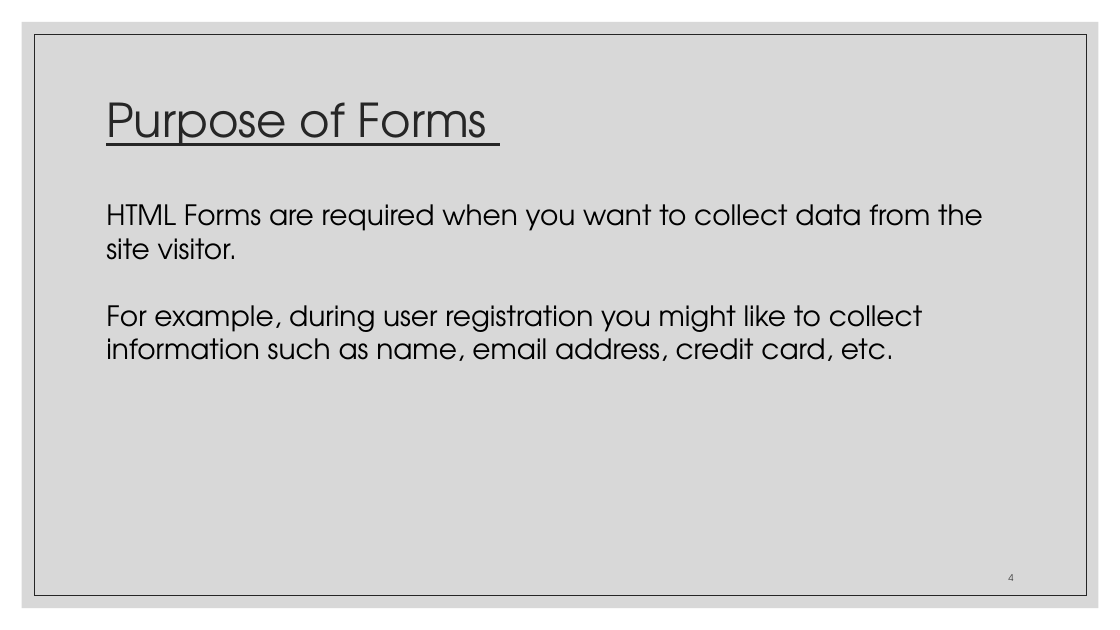
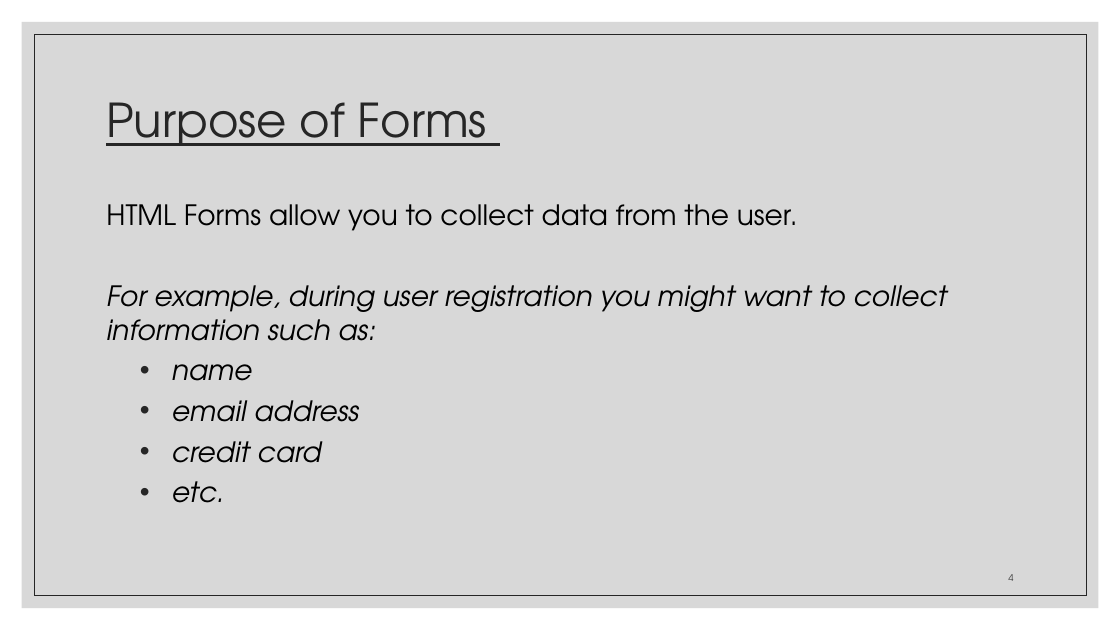
Before and after one commit to zackstotts/base-node-curriculum, a slide deck: slide 4 of unit_00/html_review/03 HTML Forms.pptx. Drawn at 1120x630 pixels with LibreOffice and Linux fonts; fonts in the diff are those of the drawing. Boxes give left, top, right and bottom in pixels: in the first picture for what was removed or moved away, otherwise in the second. Text is boxed around its words. In the diff, an @@ line names an element or a change of style, - is before the commit and + after.

```diff
--- a/unit_00/html_review/03 HTML Forms.pptx
+++ b/unit_00/html_review/03 HTML Forms.pptx
@@ text at (106, 204, 946, 503): text changed; italic on @@
-HTML Forms are required when you want to collect data from the site visitor.
-For example, during user registration you might like to collect information such as name, email address, credit card, etc.
+HTML Forms allow you to collect data from the user.
+For example, during user registration you might want to collect information such as:
+• name
+• email address
+• credit card
+• etc.
```
Also in this commit, not shown: 37 other slides changed.
